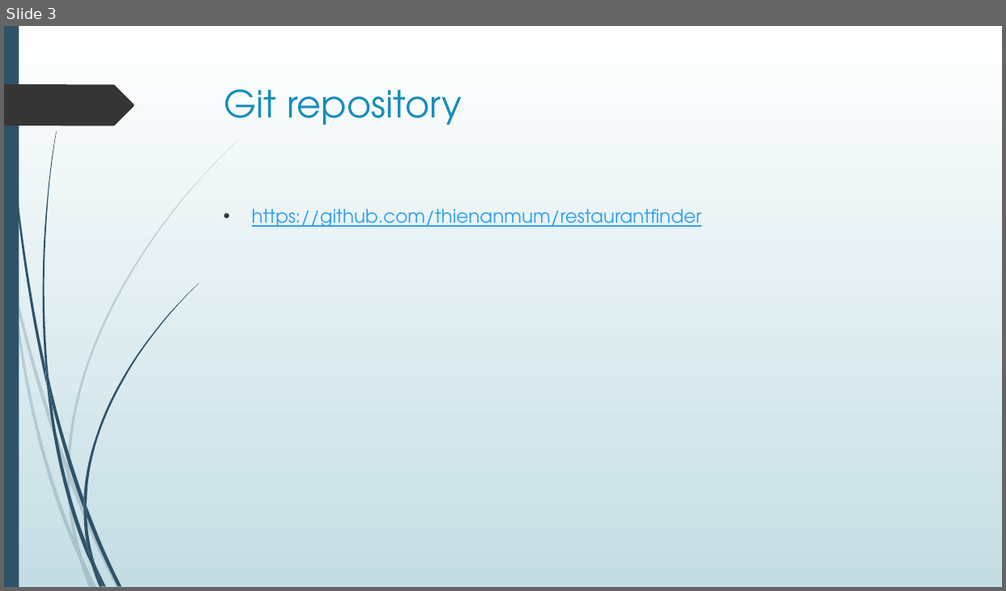
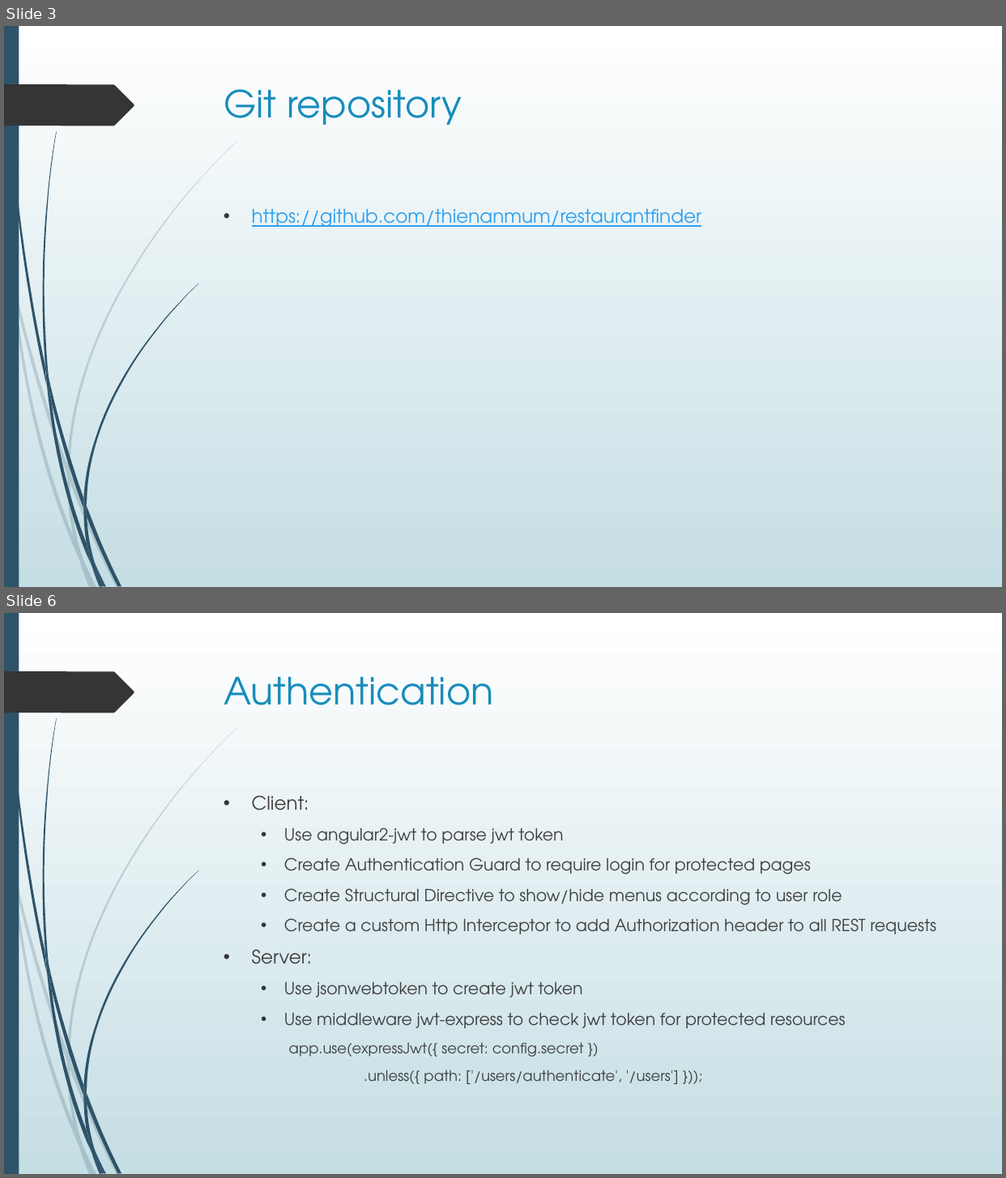
Before and after one commit to thienanmum/restaurantfinder, a slide deck: docs/RestaurantFinder.pptx. Shown one above the other, each under a label of ours: slide 3 before the commit, slides 3 and 6 after it; the slides between them are not shown. The pictures are 1006x591 and 1006x1178 pixels, drawn with LibreOffice and Linux fonts; fonts in the diff are those of the drawing. Boxes give left, top, right and bottom in pixels: in the first picture for what was removed or moved away, otherwise in the second. Text is boxed around its words. In the diff, an @@ line names an element or a change of style, - is before the commit and + after.

Commit message:
add slide for login and registration

```diff
--- a/docs/RestaurantFinder.pptx
+++ b/docs/RestaurantFinder.pptx
@@ slide 6 added at (4,613,1002,1174), background gradient #FFFFFF to #C5DEE5; not listed: 24 template elements that a slide beside it also shows @@
@@ title added at (224,677,493,705), 36 pt, text #178DBB @@
+Authentication
@@ text added at (252,795,936,1084), 16 pt, text #404040 @@
+• Client:
+  • Use angular2-jwt to parse jwt token
+  • Create Authentication Guard to require login for protected pages
+  • Create Structural Directive to show/hide menus according to user role
+  • Create a custom Http Interceptor to add Authorization header to all REST requests
+• Server:
+  • Use jsonwebtoken to create jwt token
+  • Use middleware jwt-express to check jwt token for protected resources
+    app.use(expressJwt({ secret: config.secret })
+    .unless({ path: ['/users/authenticate', '/users'] }));
```
Also in this commit, not shown: 2 slides changed, 3 other slides added, 2 slides removed.
